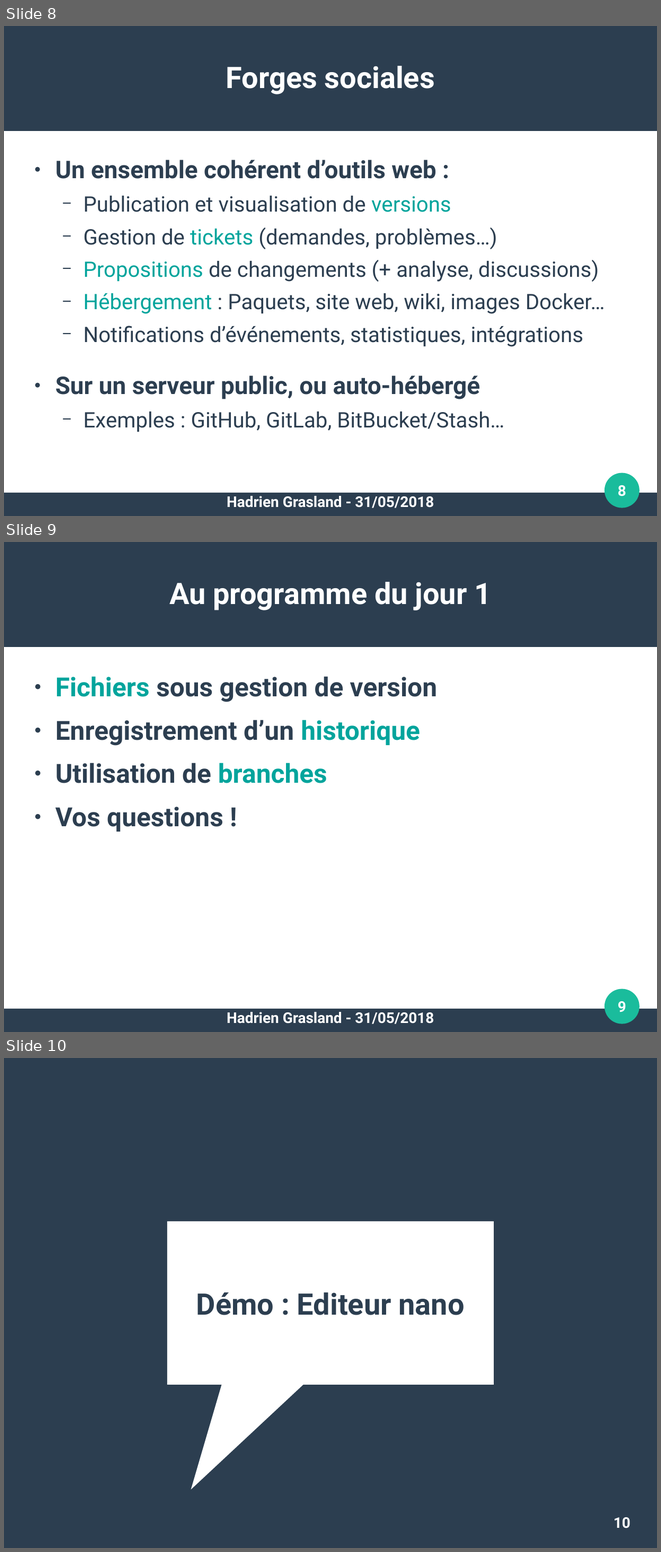
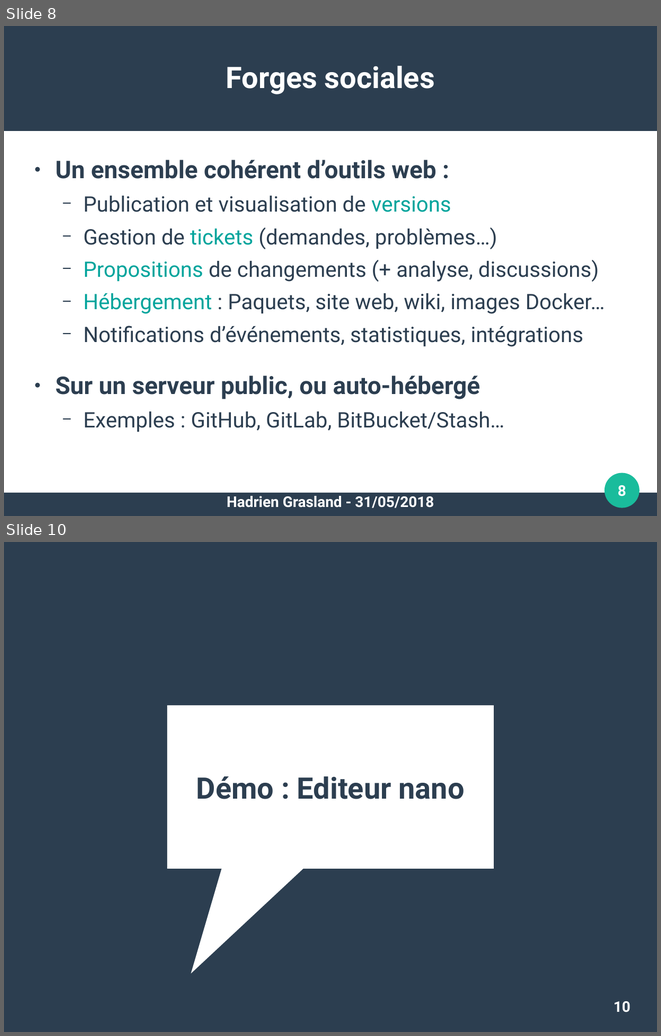
Before and after one commit to pushou/formation-git, a slide deck: 1-Introduction.odp. Shown one above the other, each under a label of ours: slides 8, 9 and 10 before the commit, slides 8 and 10 after it; the slides between them are not shown. The pictures are 661x1552 and 661x1036 pixels, drawn with LibreOffice and Linux fonts; fonts in the diff are those of the drawing. Boxes give left, top, right and bottom in pixels: in the first picture for what was removed or moved away, otherwise in the second. Text is boxed around its words. In the diff, an @@ line names an element or a change of style, - is before the commit and + after.

```diff
--- a/1-Introduction.odp
+++ b/1-Introduction.odp
@@ slide 9 removed at [4, 542, 657, 1032], background #FFFFFF; not listed: 3 template elements that a slide beside it also shows @@
@@ title removed at [169, 582, 492, 610] @@
-Au programme du jour 1
@@ text removed at [55, 676, 437, 831] @@
-● Fichiers sous gestion de version
-● Enregistrement d’un historique
-● Utilisation de branches
-● Vos questions !
@@ page number removed at [618, 1001, 626, 1012] @@
-9
@@ text removed at [227, 1012, 434, 1024] @@
-Hadrien Grasland - 31/05/2018
```
Also in this commit, not shown: 1 slide added, 1 other file.
